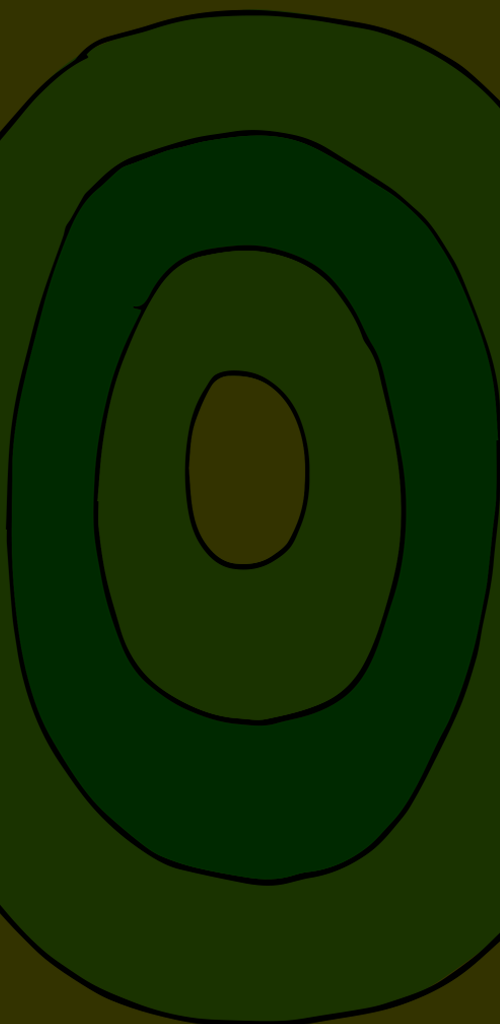
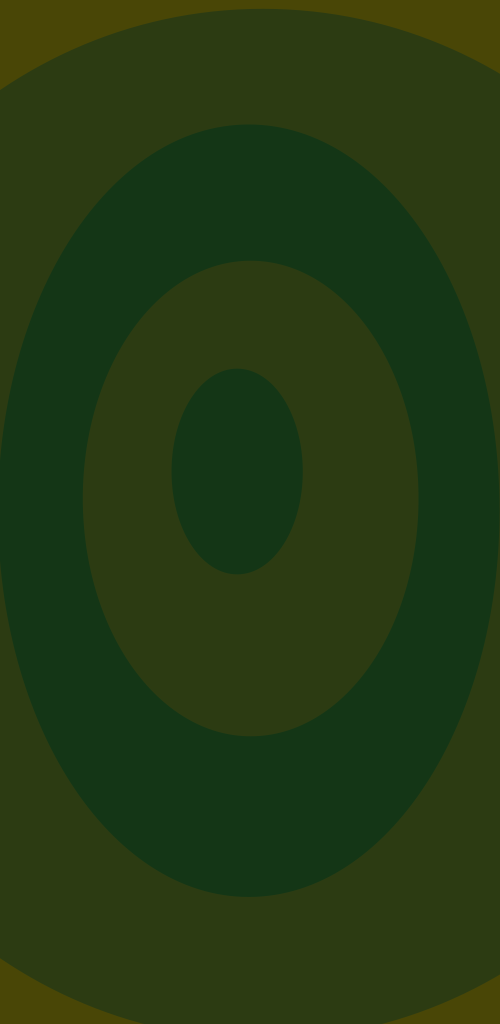
Before/after of a 500x1024 layered artwork. What changed in the layer stack:
"Layer 4": opacity 80% → 70% over [0, 0, 500, 1024]
painted on "Vector Smart Object" over [0, 0, 500, 1024]
